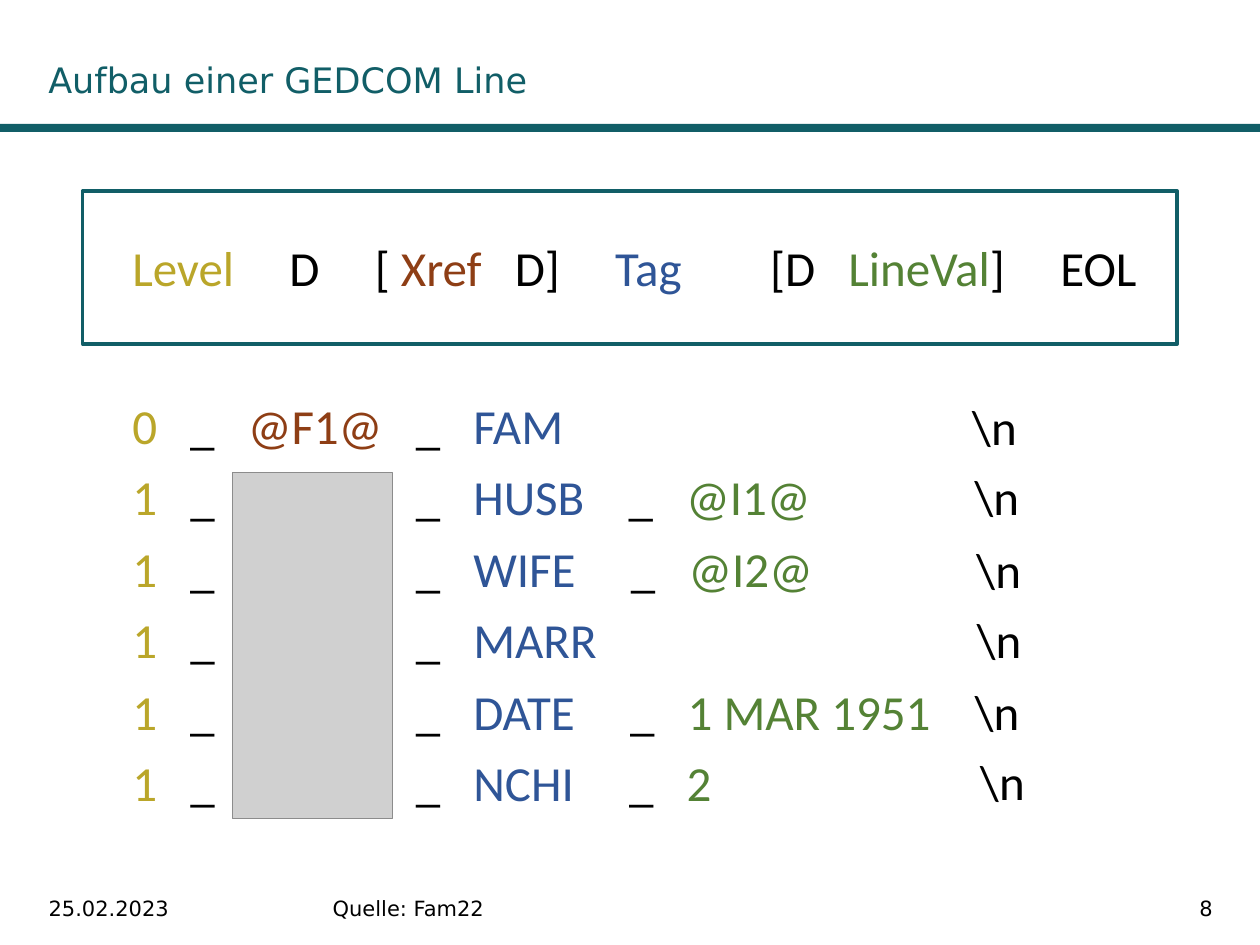
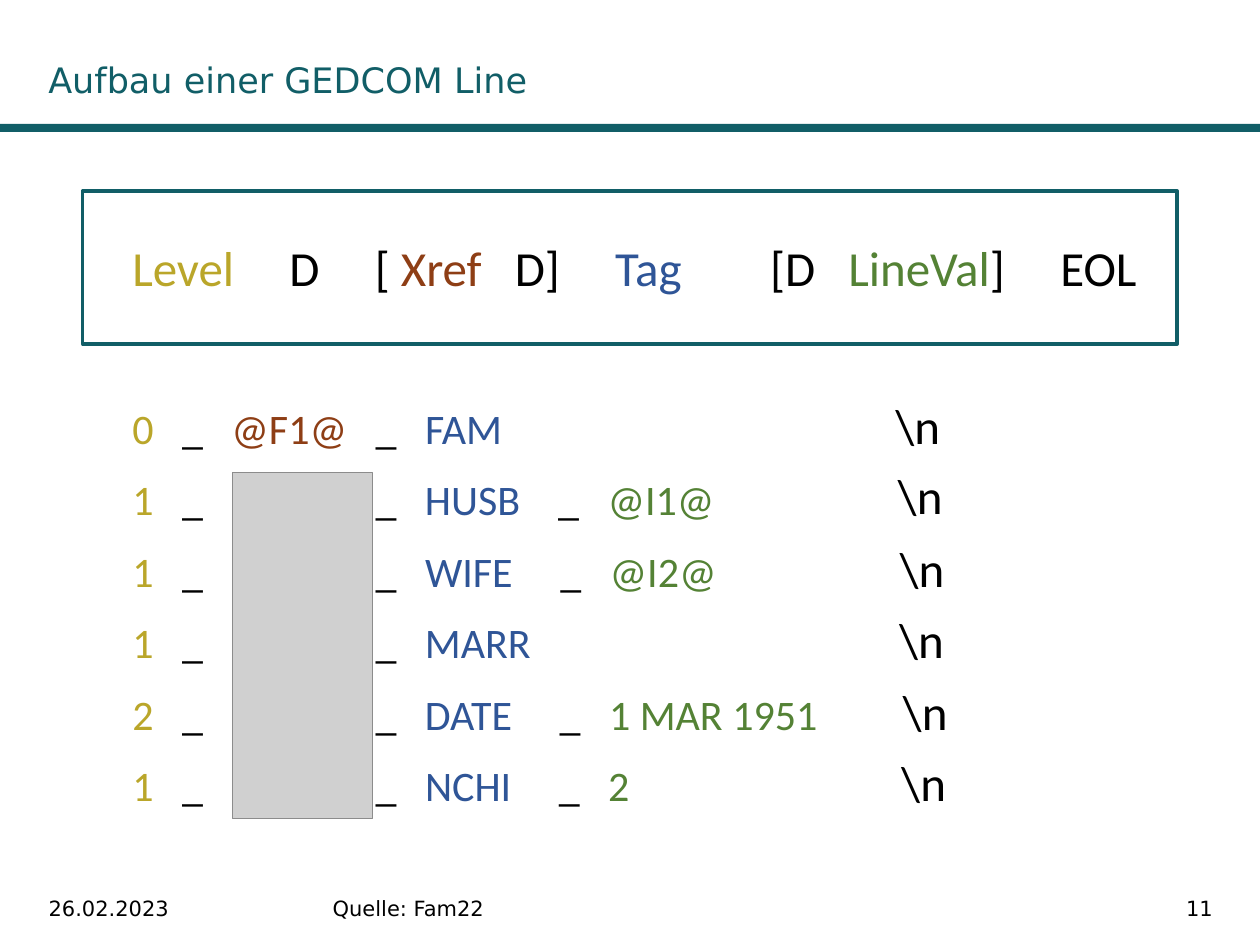
Before and after one commit to DwieDave/gedcom.js, a slide deck: slide 11 of doc/Teamprojekt_GedcomJS_MariusMueller_DavidGruber.pptx (slide 8 before the commit). Drawn at 1260x945 pixels with LibreOffice and Linux fonts; fonts in the diff are those of the drawing; grey boxes stand for pictures; background and template pictures are left out. Boxes give left, top, right and bottom in pixels: in the first picture for what was removed or moved away, otherwise in the second. Text is boxed around its words. In the diff, an @@ line names an element or a change of style, - is before the commit and + after.

```diff
--- a/doc/Teamprojekt_GedcomJS_MariusMueller_DavidGruber.pptx
+++ b/doc/Teamprojekt_GedcomJS_MariusMueller_DavidGruber.pptx
@@ picture: place and size @@
-picture at box(233, 472, 393, 819)
+picture at box(233, 472, 373, 819)
@@ size 28 to 24 pt in 4 elements at box(132, 767, 629, 812), box(132, 481, 715, 526), box(132, 416, 502, 449), box(132, 553, 717, 598) @@
@@ 3 texts: place and size @@
-3 texts at box(972, 411, 1021, 590)
+3 texts at box(896, 410, 945, 589)
@@ text "1 _ @F1@ _ MARR ..." at box(132, 624, 944, 669): size 28 to 24 pt in "1 _ @F1@ _ MARR" @@
@@ text at box(132, 696, 948, 741): text changed; size 28 to 24 pt @@
-1 _ @F1@ _ DATE _ 1 MAR 1951 \n
+2 _ @F1@ _ DATE _ 1 MAR 1951 \n
@@ text "\n": place and size @@
-text "\n" at box(980, 766, 1025, 802)
+text "\n" at box(901, 767, 946, 803)
@@ text at box(49, 900, 169, 917): text changed @@
-25.02.2023
+26.02.2023
@@ page number at box(1186, 900, 1213, 916): text changed @@
-8
+11
```
Also in this commit, not shown: 9 other slides changed, 20 slides added, 1 slide removed, 3 other files.
